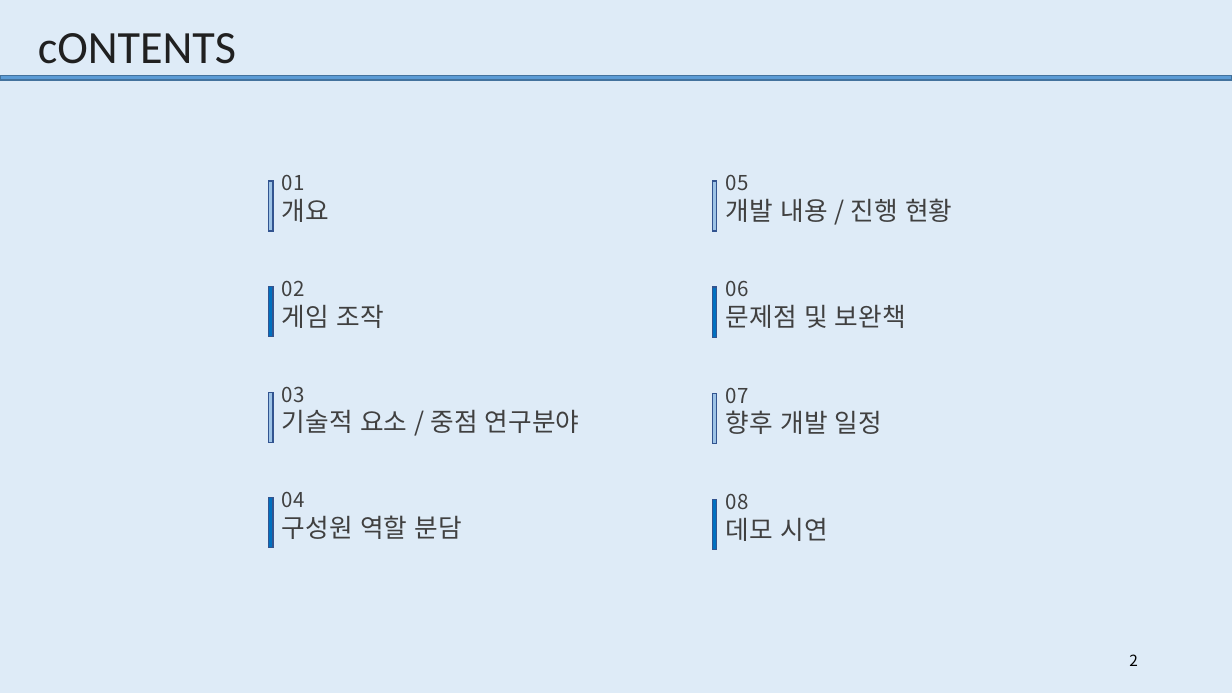
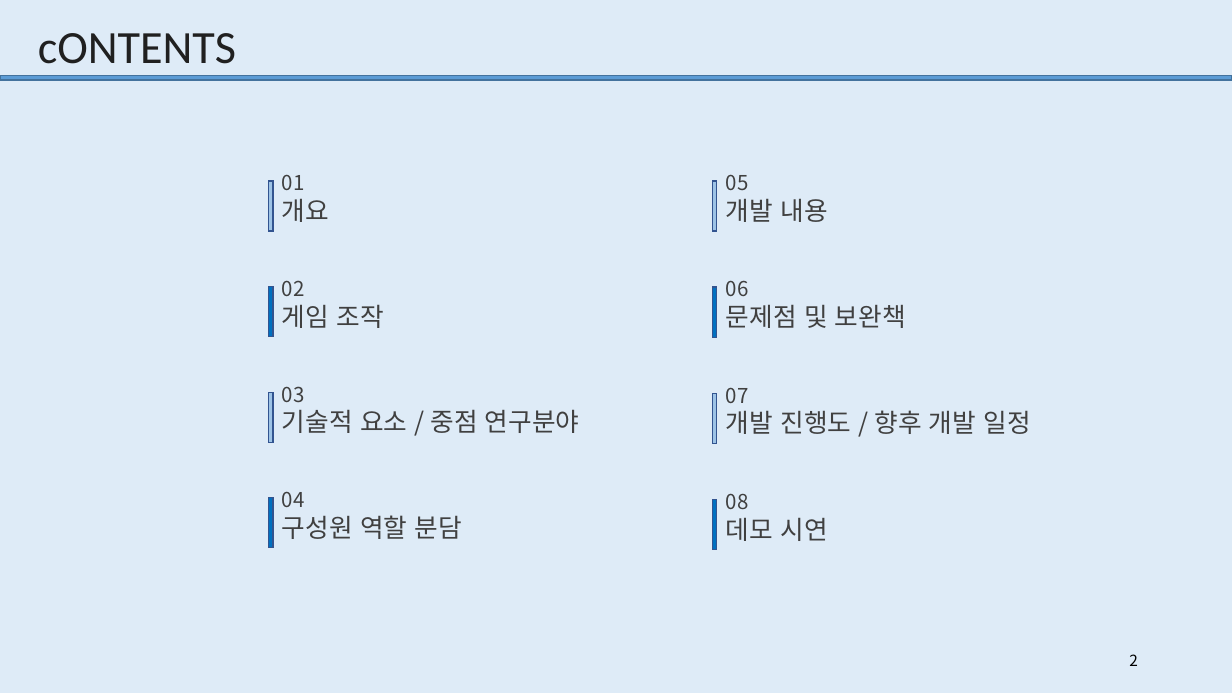
Before and after one commit to TUKoreaEscape/Graduation_Project, a slide deck: slide 2 of Graduation_Document/중간발표.pptx. Drawn at 1232x693 pixels with LibreOffice and Linux fonts; fonts in the diff are those of the drawing. Boxes give left, top, right and bottom in pixels: in the first picture for what was removed or moved away, otherwise in the second. Text is boxed around its words. In the diff, an @@ line names an element or a change of style, - is before the commit and + after.

```diff
--- a/Graduation_Document/중간발표.pptx
+++ b/Graduation_Document/중간발표.pptx
@@ text at [726,198,827,222]: text changed @@
-개발 내용 / 진행 현황
+개발 내용
@@ text at [726,410,1030,434]: text changed @@
-향후 개발 일정
+개발 진행도 / 향후 개발 일정
```
Also in this commit, not shown: 3 other slides changed, 5 slides added.
